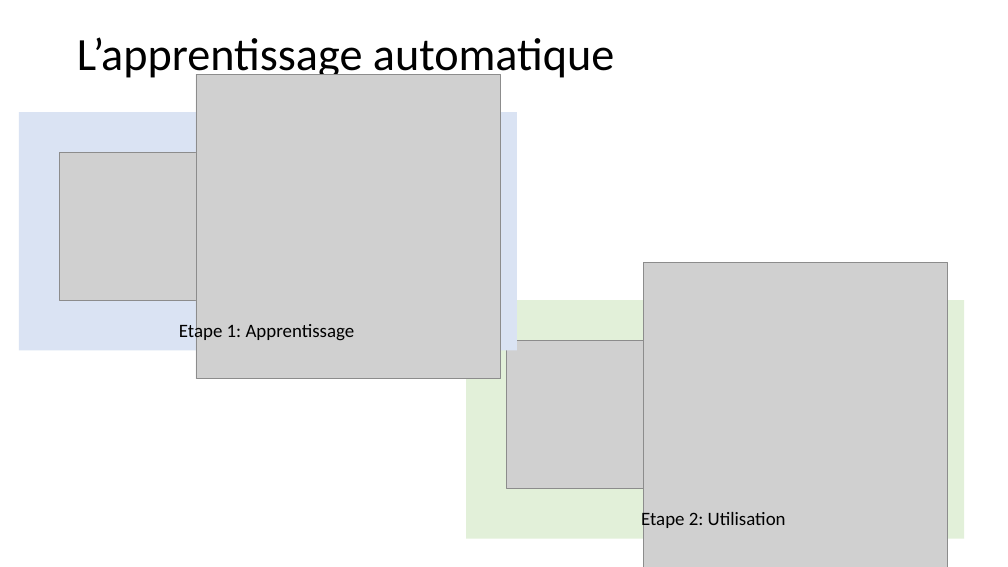
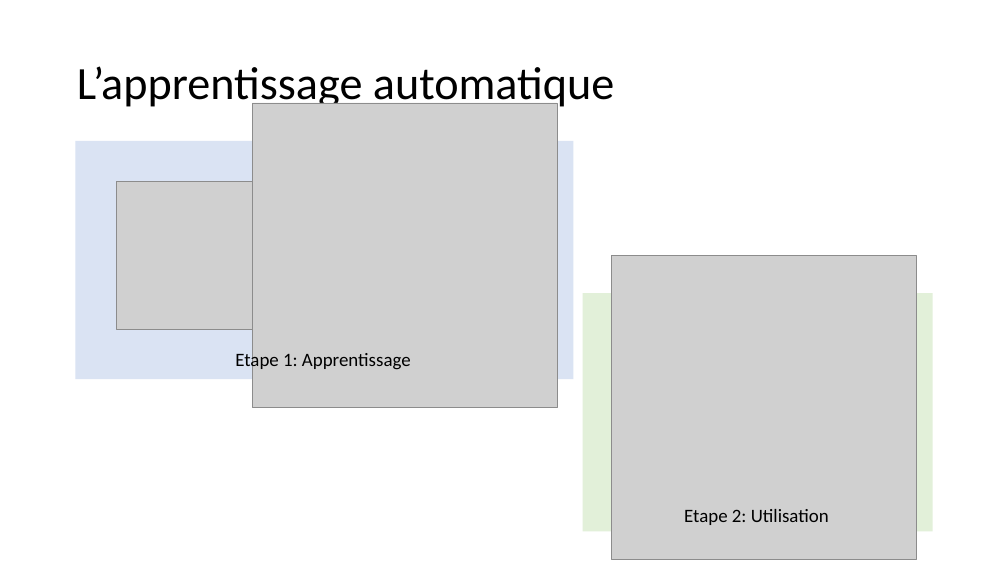
Before and after one commit to pauldubois98/AI-MythsReality, a slide deck: slide 15 of slides.pptx. Drawn at 1008x567 pixels with LibreOffice and Linux fonts; fonts in the diff are those of the drawing; grey boxes stand for pictures. Boxes give left, top, right and bottom in pixels: in the first picture for what was removed or moved away, otherwise in the second. Text is boxed around its words. In the diff, an @@ line names an element or a change of style, - is before the commit and + after.

Commit message:
minor changes

```diff
--- a/slides.pptx
+++ b/slides.pptx
@@ title "L’apprentissage automatique": place and size @@
-title "L’apprentissage automatique" at (77,37,614,81)
+title "L’apprentissage automatique" at (77,66,614,111)
@@ 2 pictures, 1 text, 1 rectangle: place and size @@
-2 pictures, 1 text, 1 rectangle at (19,74,517,379)
+2 pictures, 1 text, 1 rectangle at (76,103,574,408)
@@ picture: place and size @@
-picture at (644,262,948,567)
+picture at (612,256,917,560)
@@ rectangle: place and size @@
-rectangle at (467,300,965,538)
+rectangle at (583,293,933,532)
@@ picture removed at (507,340,643,488) @@
@@ text "Etape 2: Utilisation" rewrapped from (641,509,786,530) to (684,509,829,525) @@
```
